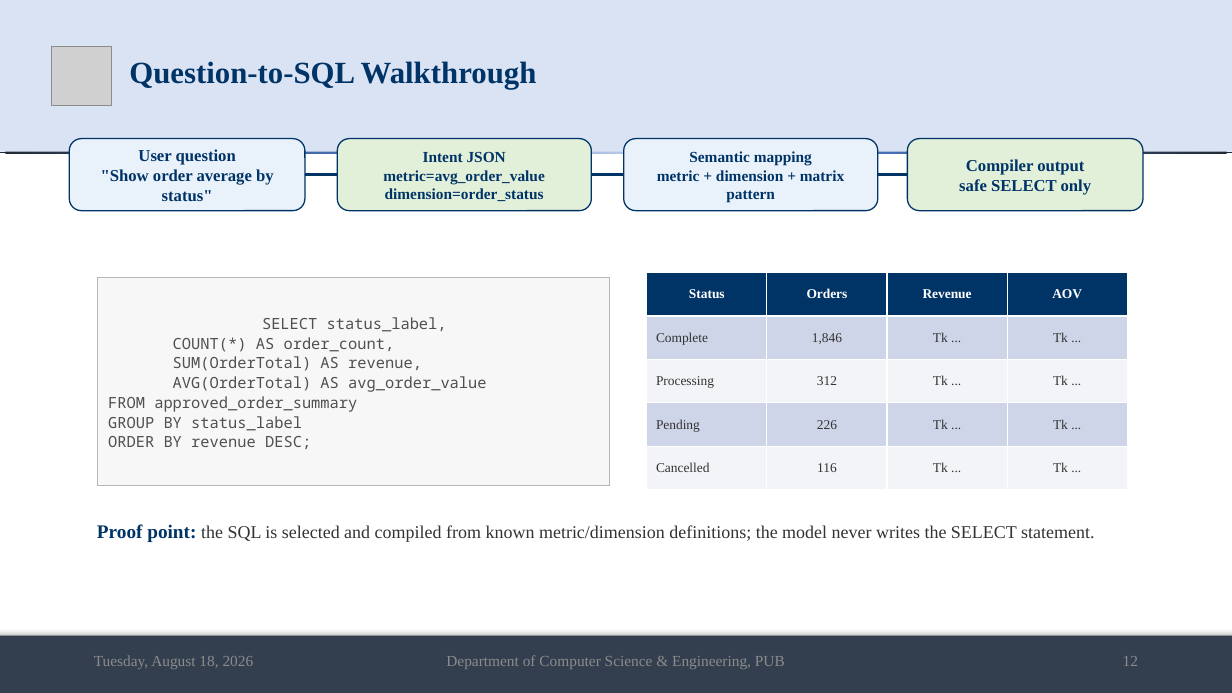
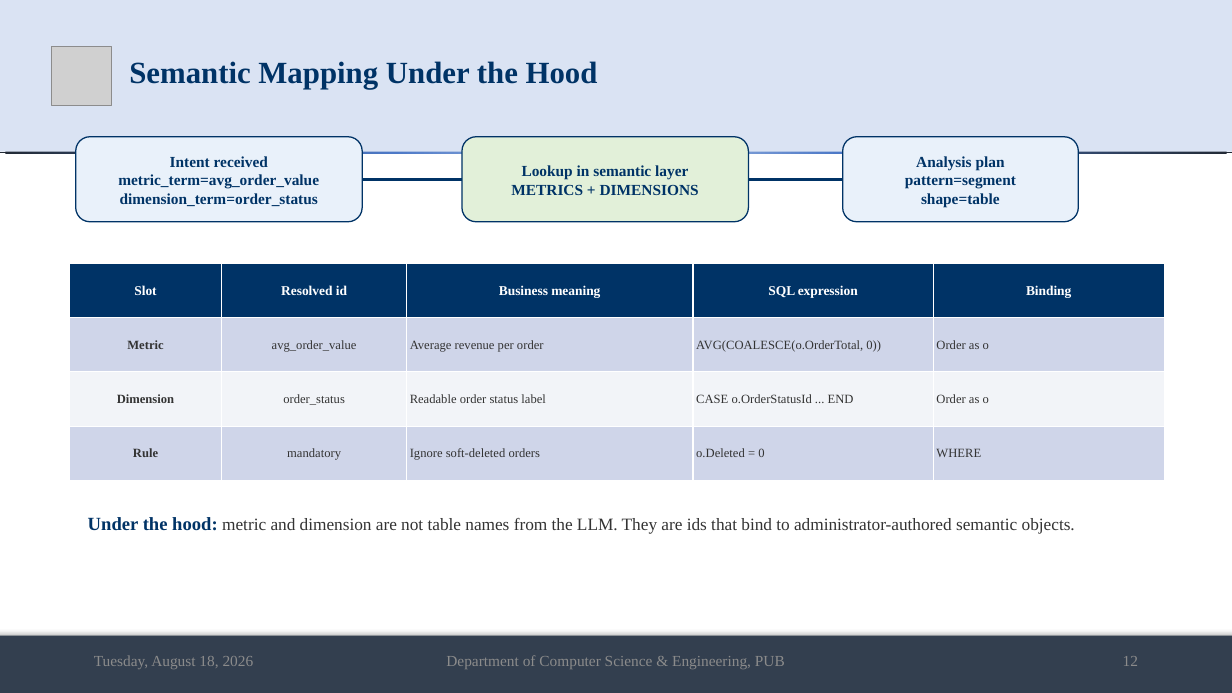
Before and after one commit to md-riaz/AEGIS-Research, a slide deck: slide 12 of docs/scripts/Md_Riaz_Final_Defense_0322310105101024.pptx. Drawn at 1232x693 pixels with LibreOffice and Linux fonts; fonts in the diff are those of the drawing; grey boxes stand for pictures. Boxes give left, top, right and bottom in pixels: in the first picture for what was removed or moved away, otherwise in the second. Text is boxed around its words. In the diff, an @@ line names an element or a change of style, - is before the commit and + after.

```diff
--- a/docs/scripts/Md_Riaz_Final_Defense_0322310105101024.pptx
+++ b/docs/scripts/Md_Riaz_Final_Defense_0322310105101024.pptx
@@ title at (x1=129, y1=61, x2=598, y2=89): text changed @@
-Question-to-SQL Walkthrough
+Semantic Mapping Under the Hood
@@ rounded rectangle "Intent received metric_term=avg_order_value dimension_term=o ..." resized from (x1=69, y1=139, x2=305, y2=211) to (x1=76, y1=137, x2=362, y2=222) @@
@@ rounded rectangle "Lookup in semantic layer METRICS ..." resized from (x1=337, y1=139, x2=592, y2=211) to (x1=462, y1=137, x2=749, y2=222) @@
@@ rounded rectangle "Analysis plan pattern=segment shape=table" resized from (x1=624, y1=139, x2=878, y2=211) to (x1=843, y1=137, x2=1079, y2=222) @@
@@ rounded rectangle removed at (x1=908, y1=139, x2=1143, y2=211) @@
-Compiler output
-safe SELECT only
@@ text in rounded rectangle at (x1=118, y1=156, x2=319, y2=206): text changed; size 13 to 12 pt @@
-User question
-"Show order average by status"
+Intent received
+metric_term=avg_order_value
+dimension_term=order_status
@@ line added from (362, 179) to (462, 179), #003366 2 pt @@
@@ text in rounded rectangle at (x1=511, y1=165, x2=699, y2=195): text changed @@
-Intent JSON
-metric=avg_order_value
-dimension=order_status
+Lookup in semantic layer
+METRICS + DIMENSIONS
@@ line removed from (592, 175) to (624, 175) @@
@@ line moved from (305, 175) - (337, 175) to (749, 179) - (843, 179) @@
@@ line removed from (878, 175) to (908, 175) @@
@@ text in rounded rectangle at (x1=905, y1=156, x2=1016, y2=208): text changed @@
-Semantic mapping
-metric + dimension + matrix pattern
+Analysis plan
+pattern=segment
+shape=table
@@ table added at (x1=69, y1=263, x2=1165, y2=481), 4 rows, 5 columns @@
+Slot | Resolved id | Business meaning | SQL expression | Binding
+Metric | avg_order_value | Average revenue per order | AVG(COALESCE(o.OrderTotal, 0)) | Order as o
+Dimension | order_status | Readable order status label | CASE o.OrderStatusId ... END | Order as o
+Rule | mandatory | Ignore soft-deleted orders | o.Deleted = 0 | WHERE
@@ rectangle removed at (x1=97, y1=277, x2=610, y2=485) @@
-SELECT status_label,
-COUNT(*) AS order_count,
-SUM(OrderTotal) AS revenue,
-AVG(OrderTotal) AS avg_order_value
-FROM approved_order_summary
-GROUP BY status_label
-ORDER BY revenue DESC;
@@ table removed at (x1=647, y1=273, x2=1128, y2=490), 5 rows, 4 columns @@
-Status | Orders | Revenue | AOV
-Complete | 1,846 | Tk ... | Tk ...
-Processing | 312 | Tk ... | Tk ...
-Pending | 226 | Tk ... | Tk ...
-Cancelled | 116 | Tk ... | Tk ...
@@ text added at (x1=88, y1=517, x2=1075, y2=534), 13.5 pt, text #333333 @@
+Under the hood: metric and dimension are not table names from the LLM. They are ids that bind to administrator-authored semantic objects.
@@ text removed at (x1=97, y1=524, x2=1094, y2=542) @@
-Proof point: the SQL is selected and compiled from known metric/dimension definitions; the model never writes the SELECT statement.
```
Also in this commit, not shown: 12 other slides changed, 2 slides added, 2 slides removed, 15 other files.
